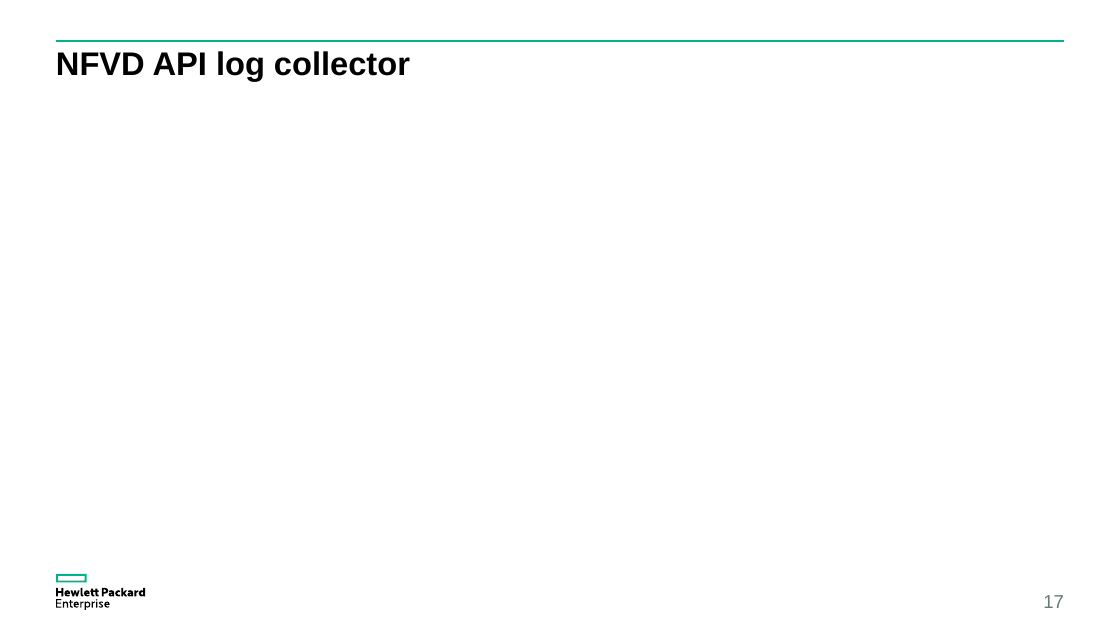
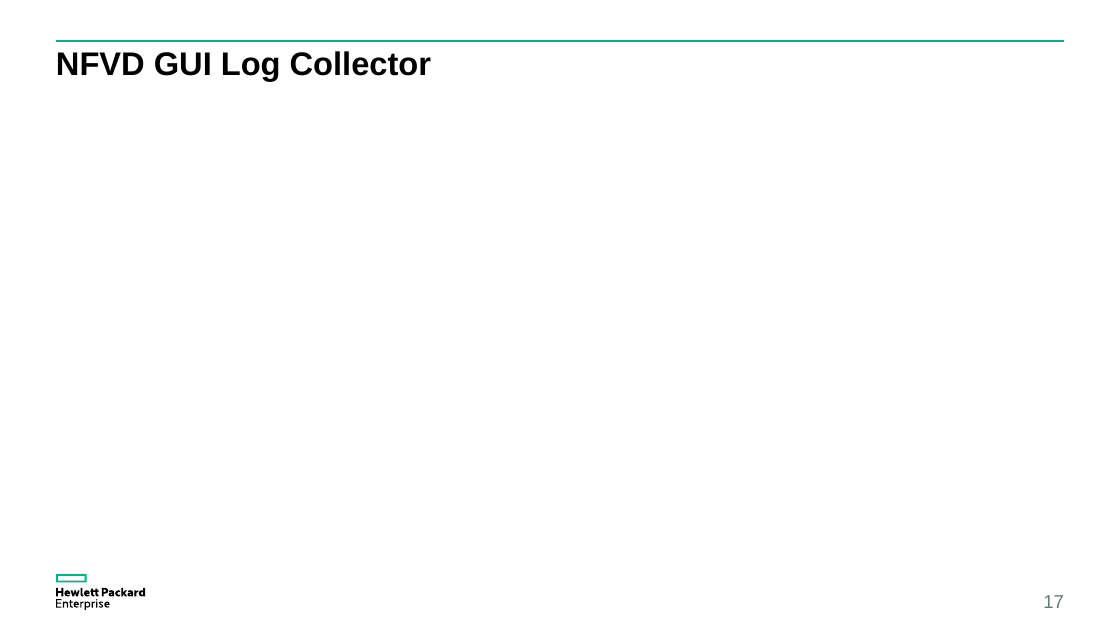
Before and after one commit to yzgang76/MPM, a slide deck: slide 17 of doc/OSSP V2.pptx. Drawn at 1120x630 pixels with LibreOffice and Linux fonts; fonts in the diff are those of the drawing. Boxes give left, top, right and bottom in pixels: in the first picture for what was removed or moved away, otherwise in the second. Text is boxed around its words. In the diff, an @@ line names an element or a change of style, - is before the commit and + after.

```diff
--- a/doc/OSSP V2.pptx
+++ b/doc/OSSP V2.pptx
@@ title at [56, 51, 431, 81]: text changed @@
-NFVD API log collector
+NFVD GUI Log Collector
```
Also in this commit, not shown: 2 other slides changed, 1 slide added, 6 other files.
